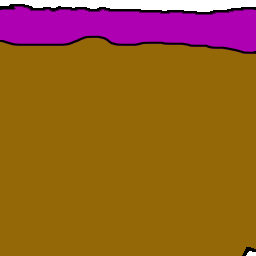
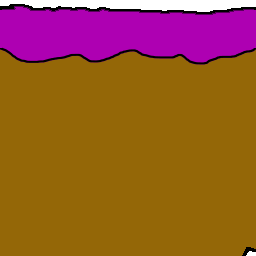
Layered file, before and after one edit (256px x 256px). Changes by layer:
hid "N3XU Middle" over bbox(0, 35, 256, 65)
added layer "N3XU-Middle-New" above "N3XU" over bbox(0, 35, 256, 65)
